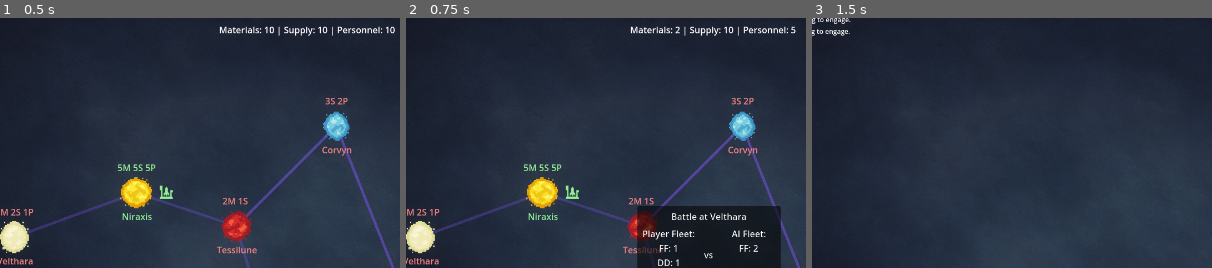
Above: before the commit, frames 1-3 (left to right).
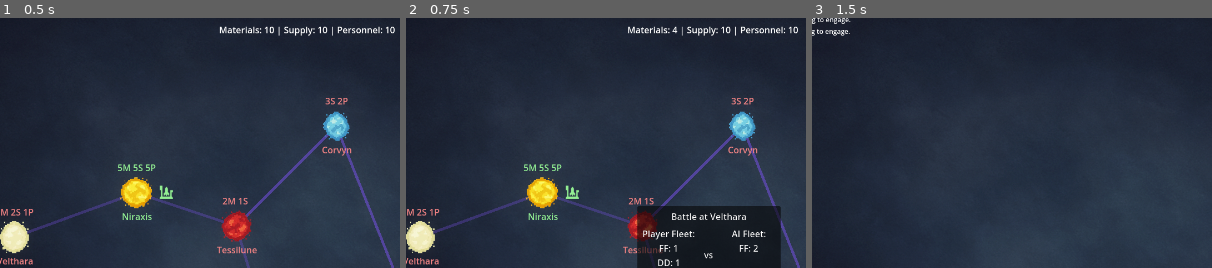
Above: after the commit, the same moments.

Repository: igjese/galaxy-campaign
Game: Godot game, scene res://scenes/Main.tscn
Two runs of this game, one before a commit and one after it. Both use one fixed random seed, a clock stepped at 60 frames per second and the inputs below.
Inputs:
- Up to frame 1 (0.5 s): no input
- Up to frame 2 (0.75 s): click "Run Debug" at 0.5 s
- Up to frame 3 (1.5 s): click "Start Battle" at 1.25 s
The pictures show only the part of the screen within x 12-62%, y 1-51%; the shares and areas given below are measured in that part.

Frame 1 is identical in both runs. In frame 2, 0.8% of the frame differs, in the area x 55-98%, y 3-8%; in frame 3, nothing differs.

Commit message:
min ai defender fleet cost

Diff:
--- a/scripts/game_data.gd
+++ b/scripts/game_data.gd
@@ -51,6 +51,6 @@
 ]
 
 var ship_designs = {
-    "FF": { "cost_mats": 3, "cost_pers": 2, "upkeep": 1, "hp": 20, "atk": 5, "def": 1 },
-    "DD": { "cost_mats": 5, "cost_pers": 3, "upkeep": 2, "hp": 30, "atk": 8, "def": 3 }
+    "FF": { "cost_mats": 2, "cost_pers": 0, "upkeep": 0, "hp": 20, "atk": 3, "def": 0 },
+    "DD": { "cost_mats": 4, "cost_pers": 0, "upkeep": 0, "hp": 30, "atk": 5, "def": 1 }
 }
--- a/scripts/game_loop.gd
+++ b/scripts/game_loop.gd
@@ -76,11 +76,11 @@
             if randf() < 0.2:
                 var target = targets[randi() % targets.size()]
                 var player_cost := get_player_fleet_cost_at(target.name)
-                player_cost = max(player_cost, 20)
                 var ai_fleet := generate_ai_fleet(player_cost)
                 print("⚠️ AI attack scheduled: %s → %s (player cost: %d, parity: %.1f%%)" %
                     [system.world_name, target.world_name, player_cost, global_parity])
                 map._on_move_queued(system.world_name, target.world_name, ai_fleet)
+
 
 func get_player_fleet_cost_at(system_name: String) -> int:
     var total := 0
@@ -156,13 +156,12 @@
     combat_dialog.open()
 
 
-
+func get_cheapest_ship_cost() -> int:
+    var ff = GameData.ship_designs["FF"]
+    return ff.cost_mats + ff.cost_pers
 
 
 func generate_ai_fleet(player_cost: int) -> ShipGroup:
-    if player_cost <= 0:
-        print("📭 No defenders — skipping fleet generation")
-        return null  # Caller should handle auto-capture
     var adjusted_cost := 0
     if not first_player_attack_done:
         print("🟢 First conquest: AI fleet at 80% parity")
@@ -173,6 +172,9 @@
         adjusted_cost = int(player_cost * swing * global_parity / 100.0)
         print("⚖️ Scaled AI fleet: %.0f%% parity, %.0f%% swing → %d pts" %
             [global_parity, swing * 100.0, adjusted_cost])
+    var cheapest_cost = get_cheapest_ship_cost()
+    var min_defense_cost = cheapest_cost * (2 + turn / 5)  # +1x every 5 turns
+    adjusted_cost = max(adjusted_cost, min_defense_cost)
     var result := ShipGroup.new()
     var types = GameData.ship_designs.keys()
     while adjusted_cost > 0:
